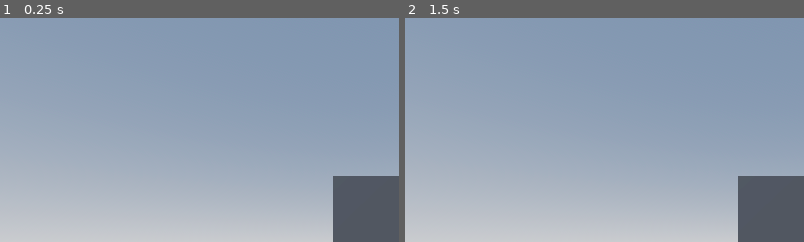
Above: before the commit, frames 1-2 (left to right).
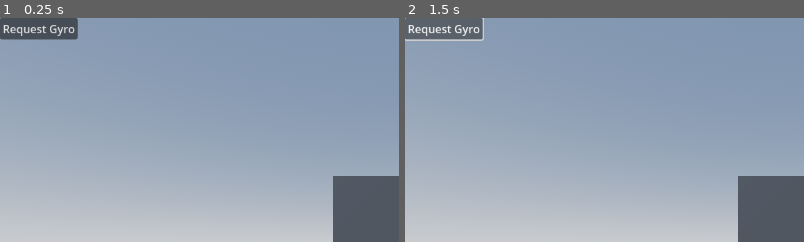
Above: after the commit, the same moments.

Repository: josephsmithberger/Xogot-Game-Jam
Game: Godot game, scene res://test_scene.tscn
Two runs of this game, one before a commit and one after it. Both use one fixed random seed, a clock stepped at 60 frames per second and the inputs below.
Inputs (mouse positions are % of the whole screen's width and height, from its top left):
- Up to frame 1 (0.25 s): no input
- Up to frame 2 (1.5 s): click (5, 2) at 0.5 s, where only the run after the commit has a clickable "Request Gyro"; click (5, 2) at 1.25 s, where only the run after the commit has a clickable "Request Gyro"
The pictures show only the part of the screen within x 0-50%, y 0-50%; the shares and areas given below are measured in that part.

The runs differ from the first frame. In frame 1, 1.9% of the frame differs, in the area x 0-20%, y 0-10%; in frame 2, 1.9%, in the area x 0-20%, y 0-11%.

Commit message:
Request Java Test

Diff:
--- a/test_scene.tscn
+++ b/test_scene.tscn
@@ -32,3 +32,17 @@
 
 [node name="Camera3D" type="Camera3D" parent="."]
 transform = Transform3D(1, 0, 0, 0, 1, 0, 0, 0, 1, 0, 0, 2.71606)
+
+[node name="CanvasLayer" type="CanvasLayer" parent="."]
+
+[node name="Control" type="Control" parent="CanvasLayer"]
+layout_mode = 3
+anchors_preset = 0
+offset_right = 40.0
+offset_bottom = 40.0
+
+[node name="Button" type="Button" parent="CanvasLayer/Control"]
+layout_mode = 0
+offset_right = 24.0
+offset_bottom = 20.0
+text = "Request Gyro"
